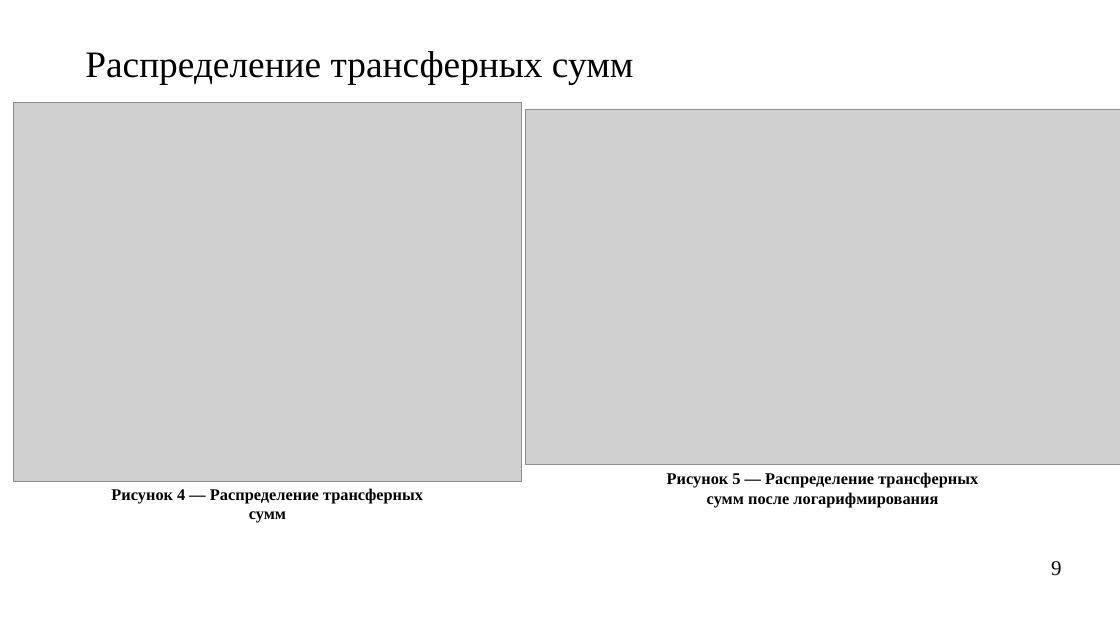
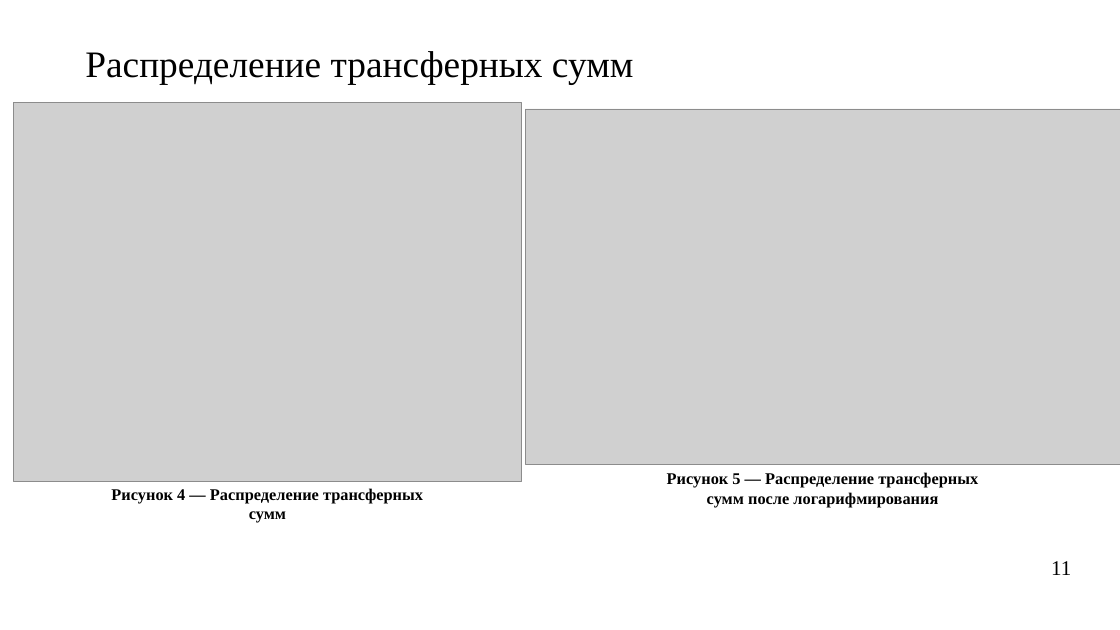
Before and after one commit to Kirill010/RTU-MIREA, a slide deck: slide 11 of 4 курс/8 семестр/Преддипломная практика/010304_22И1429_Ким_КС_презентация_предзащита.pptx (slide 9 before the commit). Drawn at 1120x630 pixels with LibreOffice and Linux fonts; fonts in the diff are those of the drawing; grey boxes stand for pictures. Boxes give left, top, right and bottom in pixels: in the first picture for what was removed or moved away, otherwise in the second. Text is boxed around its words. In the diff, an @@ line names an element or a change of style, - is before the commit and + after.

```diff
--- a/4 курс/8 семестр/Преддипломная практика/010304_22И1429_Ким_КС_презентация_предзащита.pptx
+++ b/4 курс/8 семестр/Преддипломная практика/010304_22И1429_Ким_КС_презентация_предзащита.pptx
@@ text at (1051,561,1071,575): text changed @@
-9
+11
```
Also in this commit, not shown: 6 other slides changed, 4 other files.
